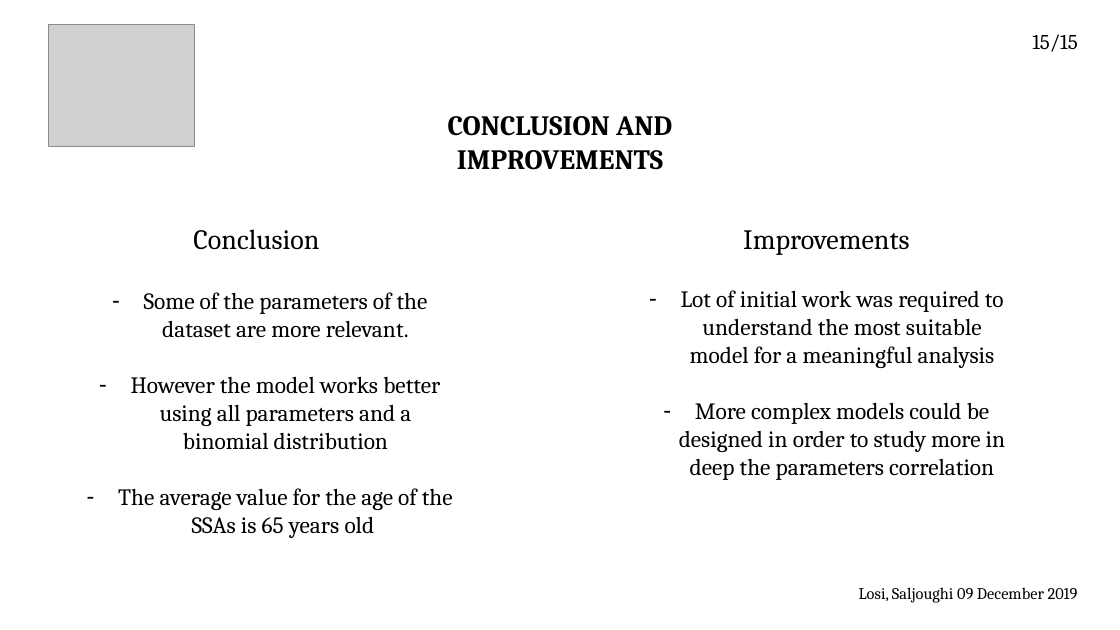
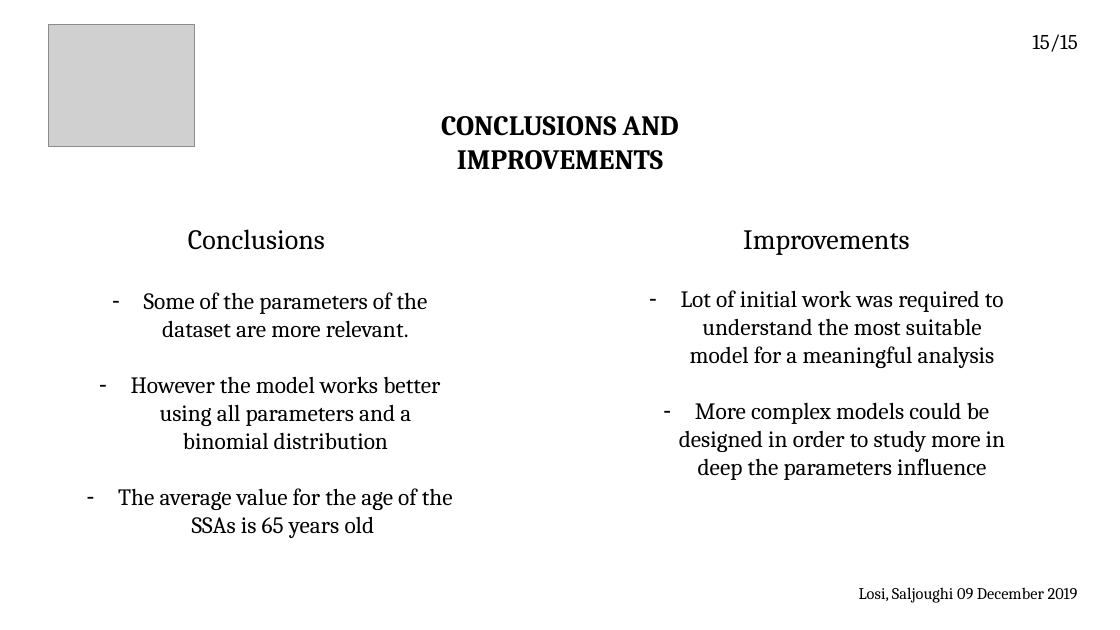
Before and after one commit to Losijacopo/Bayesian_data_ananlysis_project, a slide deck: slide 16 of last_presentation.pptx. Drawn at 1120x630 pixels with LibreOffice and Linux fonts; fonts in the diff are those of the drawing; grey boxes stand for pictures. Boxes give left, top, right and bottom in pixels: in the first picture for what was removed or moved away, otherwise in the second. Text is boxed around its words. In the diff, an @@ line names an element or a change of style, - is before the commit and + after.

```diff
--- a/last_presentation.pptx
+++ b/last_presentation.pptx
@@ text at [441,116,679,170]: text changed @@
-CONCLUSION AND IMPROVEMENTS
+CONCLUSIONS AND IMPROVEMENTS
@@ text at [188,229,325,250]: text changed @@
-Conclusion
+Conclusions
@@ text at [679,402,1005,480]: text changed @@
-– More complex models could be designed in order to study more in deep the parameters correlation
+– More complex models could be designed in order to study more in deep the parameters influence
```
